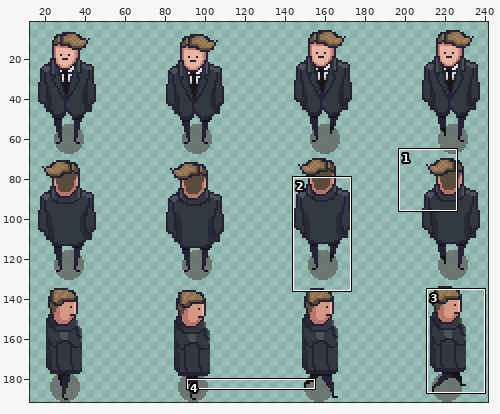
Sprite sheet, stored at Assets/Sprites/reject-player1.png. The first picture is a wide view before the edit; the outline marks the close-up.
Close-up. As it was:
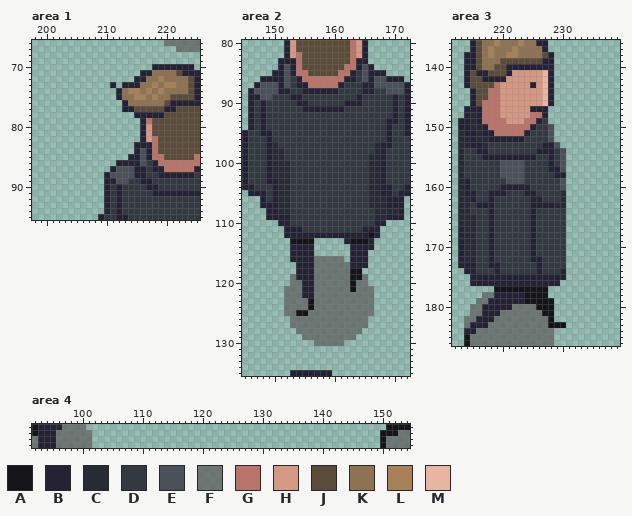
The file is 256x192 pixels. Colours within 5 levels of each other are drawn and written as one. Shown: area 1: x 198..225, y 66..95; area 2: x 145..172, y 80..135; area 3: x 212..239, y 136..186; area 4: x 92..154, y 181..184. The wide view leaves out empty margins. The commit also changed other parts of the picture, which this record leaves out.
Palette (. is transparent): A #151418  B #242234  C #282b36  D #333941  E #4a515a  F #5e5e5eba  G #ba756a  H #d59884  J #5a4b3a  K #8e7252  L #a78258  M #e9b5a3
Pixels before, area 1, first column x 209:
66 ...........FFFFFF
67 .............FFFF
68 .................
69 .................
70 .........BBBBBBB.
71 .......BBKKKKJBBB
72 ......BBKKLKKKKJB
73 ..B.BBBKKLKLLKKJB
74 ...BKLLKLKLKKKKJB
75 ...BKKLLKLKKJJJJB
76 ....BKKKKKKJBBBBB
77 ....BBJJJJJBBJJJJ
78 ......BBBBBJJJJJJ
79 .......BGJJJJJJJJ
80 .......BHJJJJJJJJ
81 .......BHJJJJJJJJ
82 .......BHGJJJJJJJ
83 ......BBBGJJJJJJJ
84 ......BEBGJJJJJJJ
85 .....BBEBGGJJJJJG
86 ...BBBBEDBGGGGGGG
87 ..BEEEBBDBBGGGGGB
88 .BEEEEBBDDBBBBBBD
89 .BBEEDDBBDDDDDDDD
90 .BDBDDDDBBDDDDDDD
91 .BDBDDDDDBBBBBBBB
92 .BDBDDDDDDDDDDDDD
93 .BDBDDDDDDDDDDDDD
94 .BDBDDDDDDDDDDDDD
95 BDDBBDDDDDDDDDDDD
Pixels before, area 2, first column x 145:
 80 .......BHJJJJJJJJJGHB.......
 81 .......BHJJJJJJJJJGHB.......
 82 .......BHGJJJJJJJJGHB.......
 83 ......BBBGJJJJJJJJGBB.......
 84 ......BEBGJJJJJJJGGBEB......
 85 .....BBEBGGJJJJJGGBDEBBB....
 86 ...BBBBEDBGGGGGGGBBDEBEEBBB.
 87 ..BEEEBEDBBGGGGGBDDDBBEEEEEB
 88 .BEEEEBBDDBBBBBBDDDDBBDDEEEB
 89 .BBEEDDDBBDDDDDDDDDBDDDDDBDB
 90 .BDBDDDDDBBDDDDDDBBBDDDDDBDB
 91 .BDBDDDDDDBBBBBBBDDDDDDDDBDB
 92 .BDBDDDDDDDDDDDDDDDDDDDDDBDB
 93 .BDBDDDDDDDDDDDDDDDDDDDDBBDB
 94 .BDBDDDDDDDDDDDDDDDDDDDDBDDB
 95 BDDBBDDDDDDDDDDDDDDDDDDDBDDB
 96 BDDDBDDDDDDDDDDDDDDDDDDDBDDD
 97 BDDDBCDDDDDDDDDDDDDDDDCBBDDD
 98 BDDDBCCDDDDDDDDDDDDDDDCBDDDD
 99 BDDDBCCDDDDDDDDDDDDDDCCBDDDD
100 BDDDBCCCDDDDDDDDDDDDDCCBDDDD
101 BDDDBCCCDDDDDDDDDDDDDCCBDDDD
102 BDDDBCCCDDDDDDDDDDDDDCCBDDDD
103 BDDDBBCCDDDDDDDDDDDDDCCBDDDD
104 BBDDDBCCDDDDDDDDDDDDDCCBBDDB
105 .BBBDBCCDDDDDDDDDDDDDCCBBDBB
106 ...BDBCCDDDDDDDDDDDDDCCCBBB.
107 ...BBBCCDDDDDDDDDDDDDCCCBBB.
108 ....BBCCDDDDDDDDDDDDDDCCCCB.
109 ....BBBBDDDDDDDDDDDDDDCCBBB.
110 ......BBDDDDDDDDDDDDDDBB....
111 .......BBBDDDDDDDDDDBBB.....
112 .......BBBBBBBBBBBBBBAB.....
113 ........AAAA.....BAAAB......
114 ........BBBB......BBBB......
115 ........BBBB......BBB.......
116 ........BBBBFFFFF.BBB.......
117 .........BBBFFFFFFBBB.......
118 .........BBBFFFFFFAA........
119 ........FBBBFFFFFFAAF.......
120 ........FFBBFFFFFFAFF.......
121 .......FFFBBFFFFFFAFFF......
122 .......FFFBBFFFFFFFFFF......
123 .......FFFFAFFFFFFFFFF......
124 .......FFFFAFFFFFFFFFF......
125 .......FFAAFFFFFFFFFFF......
126 ........FFFFFFFFFFFFF.......
127 ........FFFFFFFFFFFFF.......
128 .........FFFFFFFFFFF........
129 ..........FFFFFFFFF.........
130 ............FFFFF...........
131 ............................
132 ............................
133 ............................
134 ............................
135 ........BBBBBBB.............
Pixels before, area 3, first column x 213:
136 ..BJKKLKKKLKKBB...
137 ..BJKLKKKLKKKKB...
138 .BBJKLKKLLKKKKJB..
139 .BBJKKKJJJJJJJBB..
140 .BBJKKJJBBBBBBBB..
141 .BJBBJJJBHHHHHMB..
142 .BJJBBBBHHHHHHMB..
143 .BJJJJGHHHHHBHMB..
144 ..BJJGGHHHHHHHMB..
145 ..BJJGGHHHHHHHMB..
146 ..BJGGGHHHHHHHMB..
147 .BBBGGGHHHHHBBB...
148 .BCBGGGHHHHHGGB...
149 BBCBGGGGHHHGGBD...
150 BBCCBGGGGGGGBDDE..
151 CBBCBBGGGGGBDDDE..
152 CCBCCBBBBBBDDDDE..
153 CCBBCDDDDDDDDDBBE.
154 CDDBBDDDDDDDDBBBDE
155 CDDDBBBBBBBBBDDBDE
156 CDDDDDDEEEEDDDDBDE
157 CDDDDDDEEEEDDDDBBE
158 CDDDDDDEEEEDDDDDBB
159 CBDDDDDDEEEDDDDDDE
160 CBDDDDDBBBBBDDDDDE
161 CBBDDBBBDDDBBDDDDC
162 CCBDDBDDDDDDBBDDDC
163 CCDBBBDDDDDDBBBBCC
164 CCDDDBDDDDDDBDDDDD
165 CCCDDBDDDDDDBDDDDD
166 CCCDDBDDDDDDBDDDDD
167 BCCDDBDDDDDDBDDDDD
168 BCCDDBDDDDDDBDDDDD
169 BCCDDBDDDDDDBDDDDD
170 BCCDDBDDDDDDBDDDDD
171 BCCDDBDDDDDDBDDDDD
172 BCCDDBDDDDDDBBDDDD
173 BBBDDBBDDDDDDBDDDD
174 .BBDDDBDDDDDDBDDDB
175 ..BBBBBBBBBBBBBBBB
176 ..BBBBBBBBBBBBBBB.
177 ......AAAAAAAAA...
178 ....FFBBBBBAAAA...
179 ...FFBBBBBBAAAAA..
180 ..FFBBBBBFFFFAAA..
181 ..FFBBBFFFFFFFAA..
182 .FFBBBFFFFFFFFFA..
183 .FBBBFFFFFFFFFFAAA
184 .BBFFFFFFFFFFFFF..
185 .AFFFFFFFFFFFFFF..
186 .AFFFFFFFFFFFFFF..
Pixels before, area 4, first column x 92:
181 ABBBBFFFF..................................................AAAA
182 ABBBFFFFFF................................................AAAFF
183 FBBBFFFFFF................................................AFFFF
184 FBBBFFFFFF................................................AFFFF
Once edited:
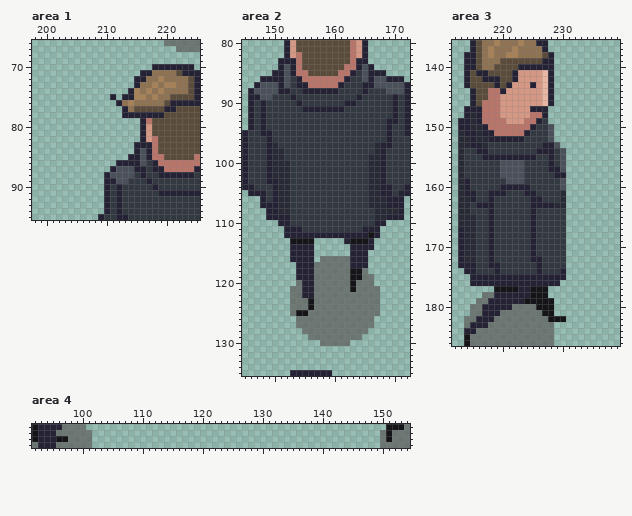
Changes in this commit:
{"where": "area 1"}
{"y":73,"x":211,"old":"B","new":"."}
{"y":73,"x":213,"old":"BB","new":".."}
{"y":74,"x":212,"old":"BKL","new":"..B"}
{"y":75,"x":211,"old":".BKK","new":"B.BB"}
{"y":76,"x":212,"old":".BK","new":"BKL"}
{"y":77,"x":214,"old":"B","new":"K"}
{"y":78,"x":213,"old":"..","new":"BB"}
{"y":88,"x":215,"old":"B","new":"D"}
{"y":89,"x":216,"old":"B","new":"D"}
{"y":90,"x":217,"old":"B","new":"D"}
{"y":91,"x":218,"old":"B","new":"D"}
{"where": "area 2"}
{"y":86,"x":163,"old":"B","new":"D"}
{"y":88,"x":166,"old":"B","new":"D"}
{"y":89,"x":154,"old":"B","new":"D"}
{"y":90,"x":155,"old":"B","new":"D"}
{"y":90,"x":164,"old":"B","new":"D"}
{"y":116,"x":157,"old":"F","new":"."}
{"y":116,"x":162,"old":".","new":"F"}
{"y":118,"x":165,"old":".","new":"F"}
{"y":119,"x":153,"old":"F","new":"."}
{"y":119,"x":166,"old":".","new":"F"}
{"y":120,"x":153,"old":"F","new":"."}
{"y":120,"x":166,"old":".","new":"F"}
{"y":121,"x":152,"old":"F","new":"."}
{"y":121,"x":167,"old":".","new":"F"}
{"y":122,"x":152,"old":"F","new":"."}
{"y":122,"x":167,"old":".","new":"F"}
{"y":123,"x":152,"old":"F","new":"."}
{"y":123,"x":167,"old":".","new":"F"}
{"y":124,"x":152,"old":"F","new":"."}
{"y":124,"x":167,"old":".","new":"F"}
{"y":125,"x":152,"old":"F","new":"."}
{"y":125,"x":167,"old":".","new":"F"}
{"y":126,"x":153,"old":"F","new":"."}
{"y":126,"x":166,"old":".","new":"F"}
{"y":127,"x":153,"old":"F","new":"."}
{"y":127,"x":166,"old":".","new":"F"}
{"y":128,"x":154,"old":"F","new":"."}
{"y":128,"x":165,"old":".","new":"F"}
{"y":129,"x":155,"old":"F","new":"."}
{"y":129,"x":164,"old":".","new":"F"}
{"y":130,"x":157,"old":"F","new":"."}
{"y":130,"x":162,"old":".","new":"F"}
{"where": "area 3"}
{"y":140,"x":221,"old":"BB","new":"JJ"}
{"y":141,"x":221,"old":"BH","new":"JB"}
{"y":142,"x":220,"old":"BHH","new":"JJB"}
{"y":143,"x":219,"old":"GHH","new":"BJB"}
{"y":144,"x":220,"old":"H","new":"B"}
{"y":177,"x":223,"old":"AA","new":"BB"}
{"y":178,"x":224,"old":"A","new":"B"}
{"y":182,"x":229,"old":"..","new":"AA"}
{"y":183,"x":228,"old":"AAA","new":"F.."}
{"where": "area 4"}
{"y":181,"x":154,"old":"A","new":"F"}
{"y":182,"x":150,"old":"A","new":"F"}
{"y":182,"x":152,"old":"A","new":"F"}
{"y":183,"x":92,"old":"F","new":"A"}
{"y":183,"x":96,"old":"FF","new":"AA"}
{"y":183,"x":150,"old":"AF","new":"FA"}
{"y":184,"x":150,"old":"A","new":"F"}
